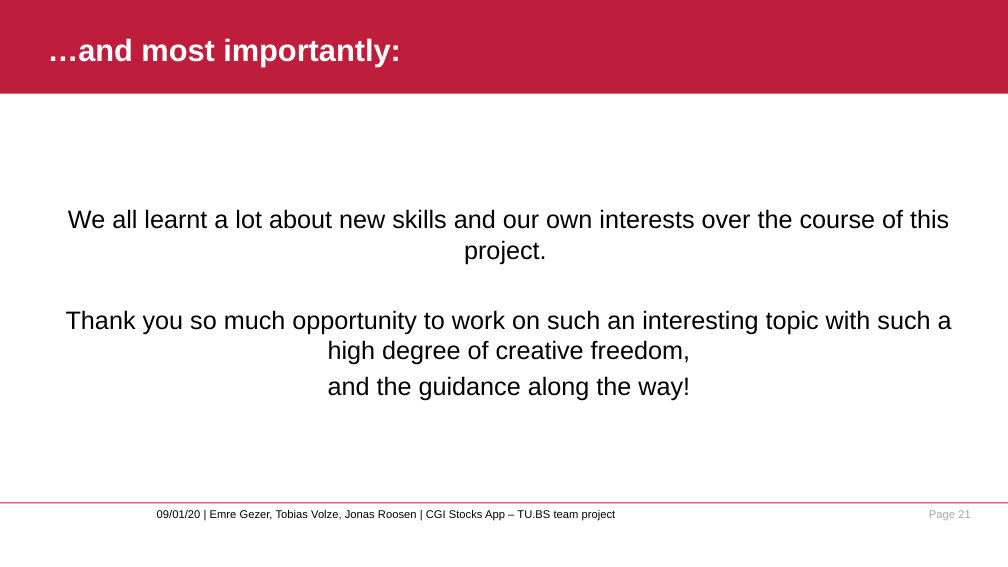
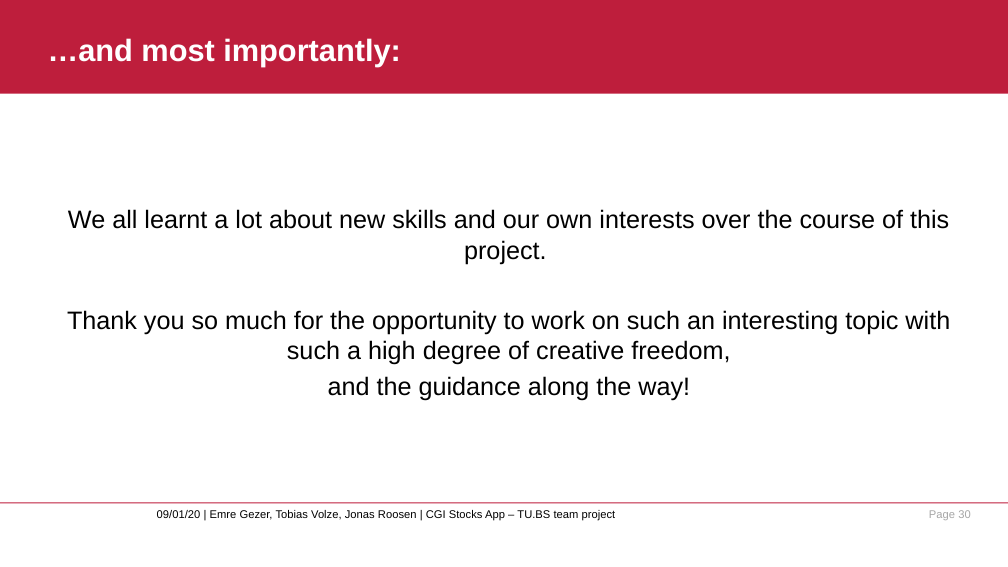
Before and after one commit to neoraven/Teamprojekt_SS20_CGI, a slide deck: slide 30 of presentation/TUBS_CGI_stocks_app_presentation.pptx (slide 21 before the commit). Drawn at 1008x567 pixels with LibreOffice and Linux fonts; fonts in the diff are those of the drawing; background and template pictures are left out. Boxes give left, top, right and bottom in pixels: in the first picture for what was removed or moved away, otherwise in the second. Text is boxed around its words. In the diff, an @@ line names an element or a change of style, - is before the commit and + after.

Commit message:
final

```diff
--- a/presentation/TUBS_CGI_stocks_app_presentation.pptx
+++ b/presentation/TUBS_CGI_stocks_app_presentation.pptx
@@ text at (67,310,950,365): text changed @@
-Thank you so much opportunity to work on such an interesting topic with such a high degree of creative freedom,
+Thank you so much for the opportunity to work on such an interesting topic with such a high degree of creative freedom,
@@ page number at (929,510,970,520): text changed @@
-Page 21
+Page 30
```
Also in this commit, not shown: 11 slides added, 2 slides removed.
